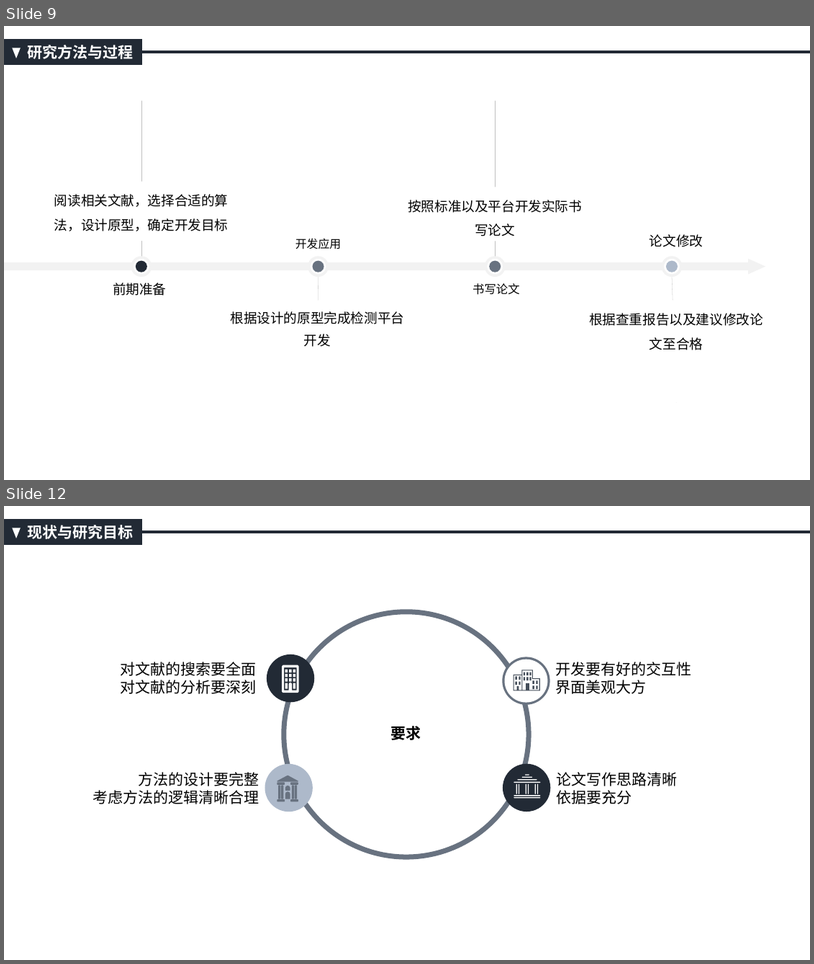
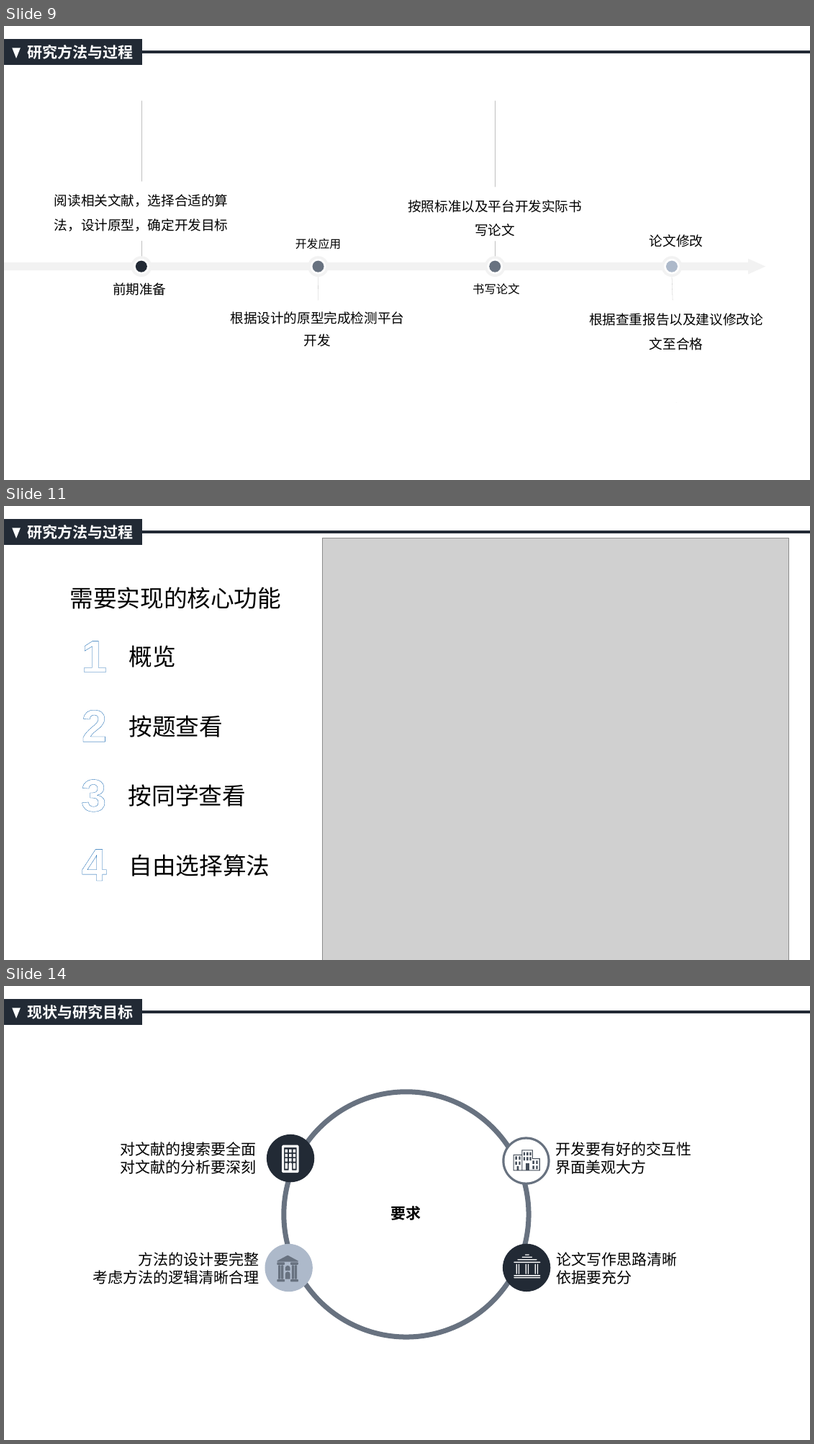
Before and after one commit to RuiqiYing/CodeSimility, a slide deck: docs/开题/开题答辩.pptx. Shown one above the other, each under a label of ours: slides 9 and 12 before the commit, slides 9, 11 and 14 after it; the slides between them are not shown. The pictures are 814x964 and 814x1444 pixels, drawn with LibreOffice and Linux fonts; fonts in the diff are those of the drawing; grey boxes stand for pictures. Boxes give left, top, right and bottom in pixels: in the first picture for what was removed or moved away, otherwise in the second. Text is boxed around its words. In the diff, an @@ line names an element or a change of style, - is before the commit and + after.

```diff
--- a/docs/开题/开题答辩.pptx
+++ b/docs/开题/开题答辩.pptx
@@ slide 11 added at (4,506,810,960), background #FFFFFF @@
@@ rectangle added at (4,519,142,544), fill #222A35, outline #222A35 1 pt @@
@@ text added at (27,525,133,539), 18 pt, text #FFFFFF, bold @@
+研究方法与过程
@@ triangle added at (12,528,21,538), fill #FFFFFF @@
@@ line added from (142, 532) to (810, 532), #222A35 3 pt @@
@@ picture added at (323,538,790,960) @@
@@ text added at (70,587,282,609), 28 pt, text #000000 @@
+需要实现的核心功能
@@ text added at (82,641,107,672), 54 pt, text #FFFFFF, bold @@
+1
@@ text added at (129,645,176,667), 28 pt, text #000000 @@
+概览
@@ text added at (82,710,107,742), 54 pt, text #FFFFFF, bold @@
+2
@@ text added at (129,715,224,737), 28 pt, text #000000 @@
+按题查看
@@ text added at (81,779,106,812), 54 pt, text #FFFFFF, bold @@
+3
@@ text added at (129,784,246,806), 28 pt, text #000000 @@
+按同学查看
@@ text added at (82,849,107,880), 54 pt, text #FFFFFF, bold @@
+4
@@ text added at (129,854,270,876), 28 pt, text #000000 @@
+自由选择算法
@@ what was slide 12 is now slide 14 @@
```
Also in this commit, not shown: 3 slides changed, 1 other slide added, 5 other files.
